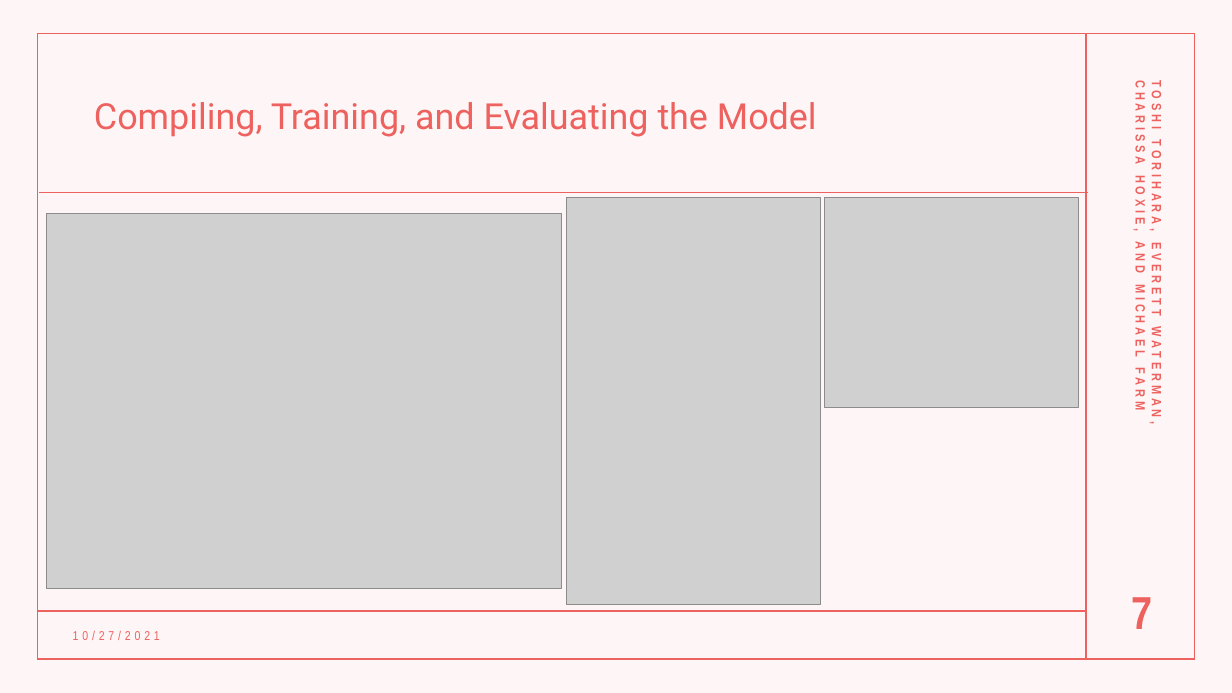
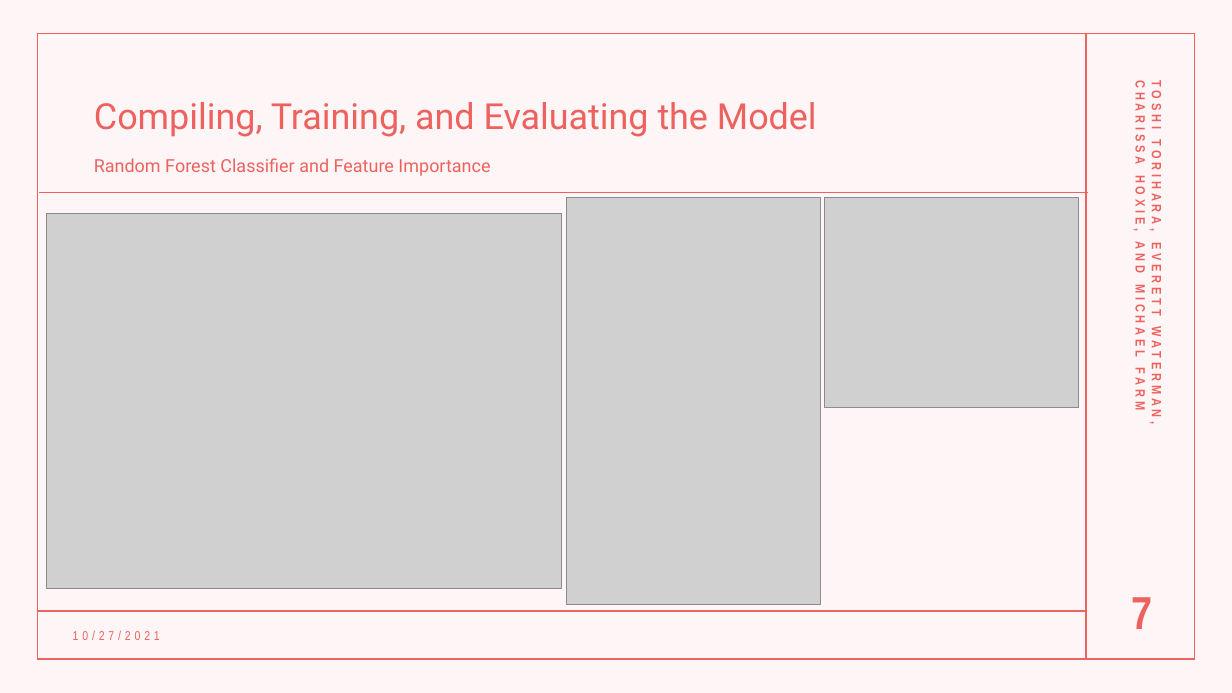
Before and after one commit to toshitorihara/Project4, a slide deck: slide 7 of mfarm/Project-4.pptx. Drawn at 1232x693 pixels with LibreOffice and Linux fonts; fonts in the diff are those of the drawing; grey boxes stand for pictures. Boxes give left, top, right and bottom in pixels: in the first picture for what was removed or moved away, otherwise in the second. Text is boxed around its words. In the diff, an @@ line names an element or a change of style, - is before the commit and + after.

```diff
--- a/mfarm/Project-4.pptx
+++ b/mfarm/Project-4.pptx
@@ text added at [94,158,490,176], 14 pt, text #ED625F @@
+Random Forest Classifier and Feature Importance
```
